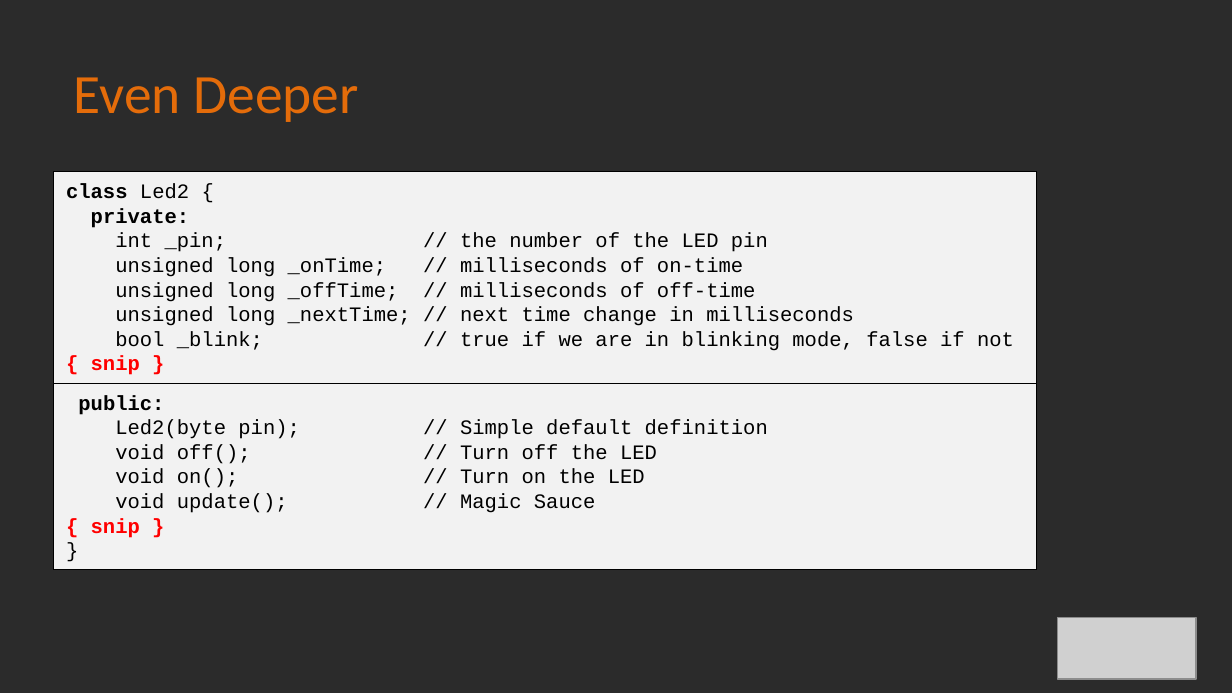
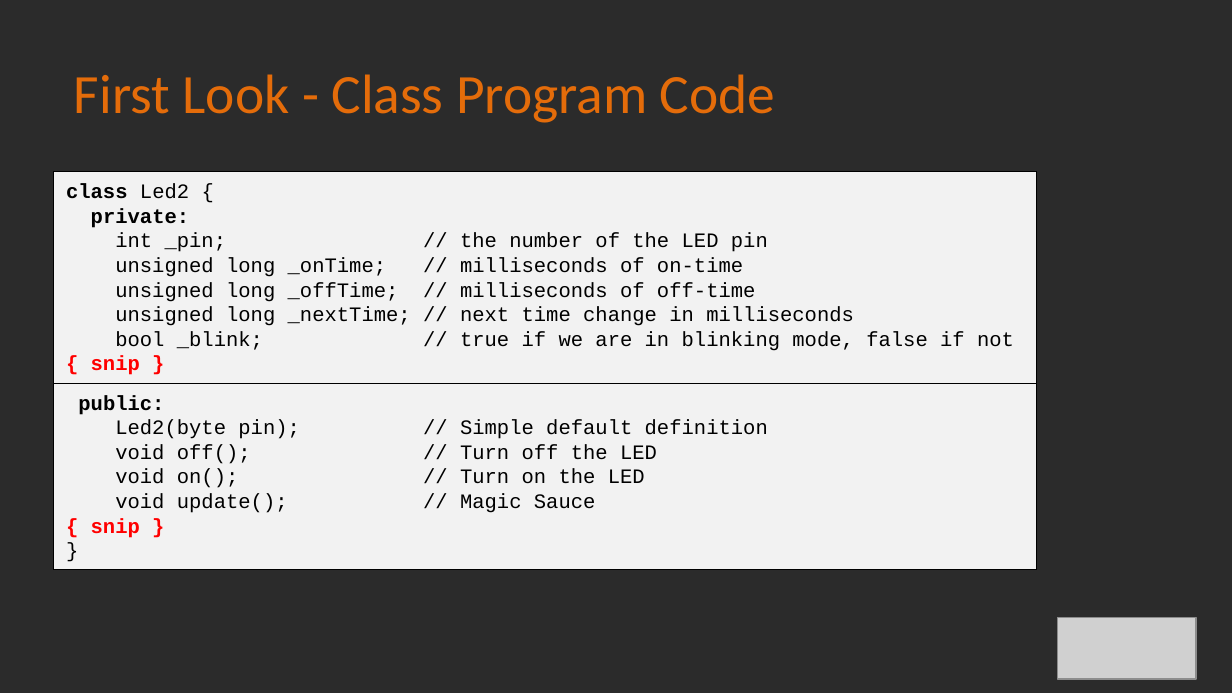
Before and after one commit to Alan-Lomax/MERG-SIG-Presentations, a slide deck: slide 22 of Introduction to Class Programming Part 1.pptx. Drawn at 1232x693 pixels with LibreOffice and Linux fonts; fonts in the diff are those of the drawing; grey boxes stand for pictures; background and template pictures are left out; a plain dark background stands for a picture behind light text. Boxes give left, top, right and bottom in pixels: in the first picture for what was removed or moved away, otherwise in the second. Text is boxed around its words. In the diff, an @@ line names an element or a change of style, - is before the commit and + after.

```diff
--- a/Introduction to Class Programming Part 1.pptx
+++ b/Introduction to Class Programming Part 1.pptx
@@ title at (x1=74, y1=74, x2=775, y2=123): text changed @@
-Even Deeper
+First Look - Class Program Code
```
Also in this commit, not shown: 10 other slides changed.
